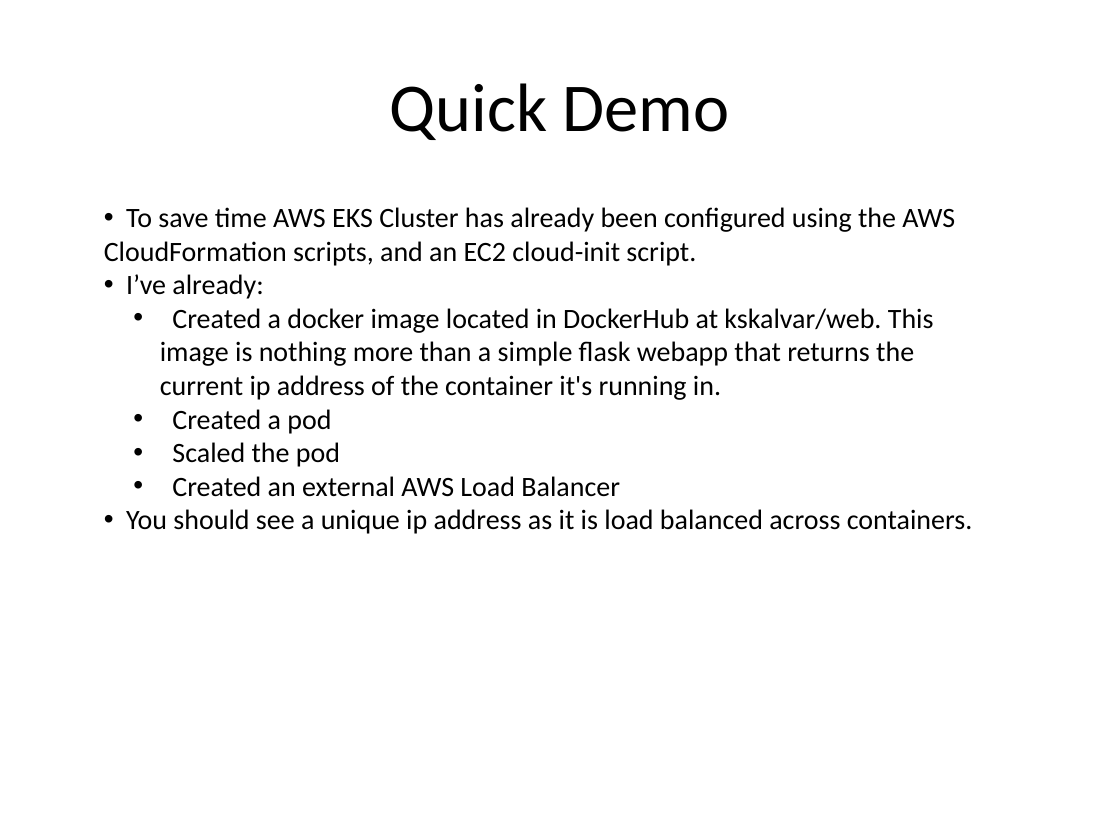
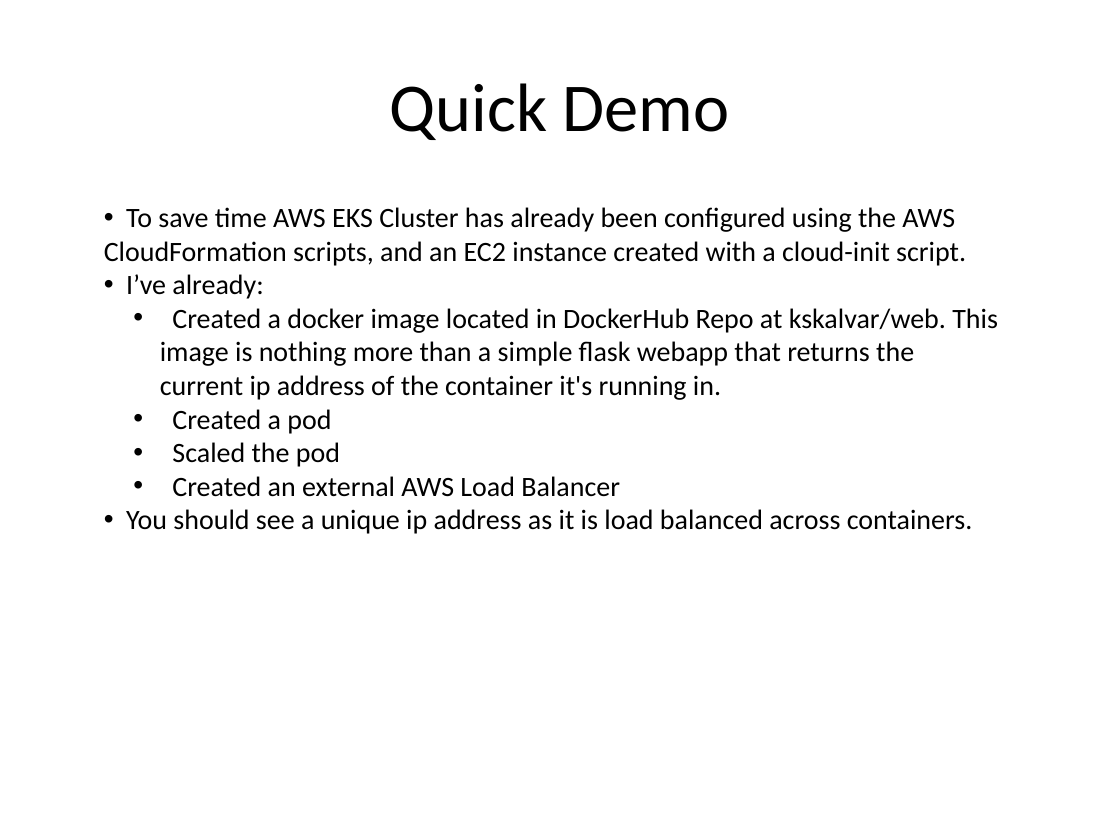
Before and after one commit to kskalvar/aws-eks-cluster-quickstart, a slide deck: slide 9 of slides/AWS-EKS-Cluster-Quickstart.pptx (slide 8 before the commit). Drawn at 1120x840 pixels with LibreOffice and Linux fonts; fonts in the diff are those of the drawing; background and template pictures are left out. Boxes give left, top, right and bottom in pixels: in the first picture for what was removed or moved away, otherwise in the second. Text is boxed around its words. In the diff, an @@ line names an element or a change of style, - is before the commit and + after.

```diff
--- a/slides/AWS-EKS-Cluster-Quickstart.pptx
+++ b/slides/AWS-EKS-Cluster-Quickstart.pptx
@@ text at bbox=[104, 207, 966, 266]: text changed @@
-• To save time AWS EKS Cluster has already been configured using the AWS CloudFormation scripts, and an EC2 cloud-init script.
+• To save time AWS EKS Cluster has already been configured using the AWS CloudFormation scripts, and an EC2 instance created with a cloud-init script.
@@ text at bbox=[160, 308, 998, 400]: text changed @@
-  • Created a docker image located in DockerHub at kskalvar/web. This image is nothing more than a simple flask webapp that returns the current ip address of the container it's running in.
+  • Created a docker image located in DockerHub Repo at kskalvar/web. This image is nothing more than a simple flask webapp that returns the current ip address of the container it's running in.
```
Also in this commit, not shown: 5 other slides changed, 1 slide added.
